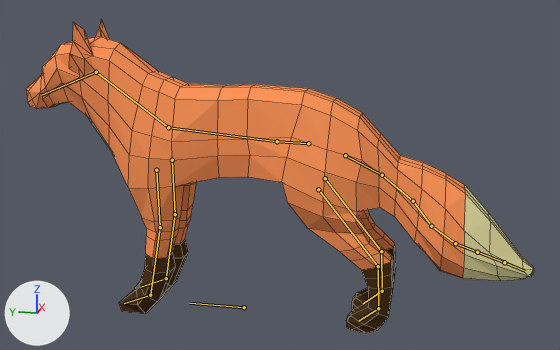
The Blender file Assets/Models/Entities/fox.blend as it was, and as the next commit left it.
Camera for both pictures: a 50 mm lens placed at (-12.37, -3.12, 5.53), pointed at (0.02, -0.64, 2.43). Every picture has the same lights, and +X, +Y and +Z are marked at lower left. The bones that bend it are drawn over the model as lines. Mesh edges are drawn as thin lines.

Names of what the first picture shows: 'Fox'.
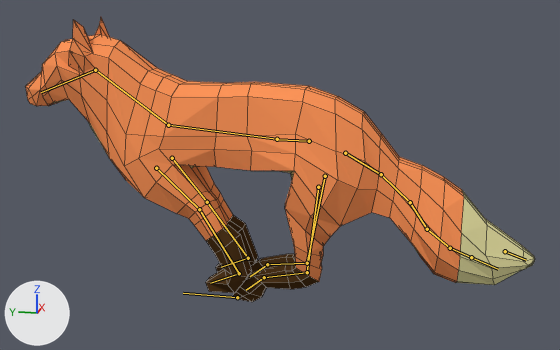
The newer file adds an action. The first version stands in its rest pose; the second is drawn at frame 33 of the action 'Running'.

The change, as JSON lines over the scene's bpy script:
```json
{"block": "bone_bone", "where": "bone_bone = bpy.data.objects['Armature'].pose.bones['Bone']"}
{"op": "set", "path": "bone_bone.location", "old": "(0.0, 0.0, 0.0)", "new": "(-0.18, 0.0, 0.0)"}
{"block": "bone_frontlegik_l", "where": "bone_frontlegik_l = bpy.data.objects['Armature'].pose.bones['FrontLegIK.L']  # child of 'Bone'"}
{"op": "set", "path": "bone_frontlegik_l.location", "old": "(0.0, 0.0, 0.0)", "new": "(0.11, 1.62, 0.38)"}
{"block": "bone_spine", "where": "bone_spine = bpy.data.objects['Armature'].pose.bones['Spine']  # child of 'Bone'"}
{"op": "set", "path": "bone_spine.location", "old": "(0.0, 0.0, 0.0)", "new": "(0.0, -0.01, 0.14)"}
{"block": "bone_pelvis", "where": "bone_pelvis = bpy.data.objects['Armature'].pose.bones['Pelvis']  # child of 'Bone'"}
{"op": "set", "path": "bone_pelvis.location", "old": "(0.0, 0.0, 0.0)", "new": "(0.0, 0.0, -0.14)"}
{"block": "bone_tailroot", "where": "bone_tailroot = bpy.data.objects['Armature'].pose.bones['TailRoot']  # child of 'Pelvis'"}
{"op": "set", "path": "bone_tailroot.rotation_quaternion", "old": "(1.0, 0.0, 0.0, 0.0)", "new": "(0.991, 0.029, -0.036, 0.004)", "note": "degrees (0, 0, 0) -> degrees (3, -4, 0)"}
{"block": "bone_backlegik_l", "where": "bone_backlegik_l = bpy.data.objects['Armature'].pose.bones['BackLegIK.L']  # child of 'Bone'"}
{"op": "set", "path": "bone_backlegik_l.location", "old": "(0.0, 0.0, 0.0)", "new": "(-0.1, -1.95, 0.09)"}
{"block": "bone_frontlegik_r", "where": "bone_frontlegik_r = bpy.data.objects['Armature'].pose.bones['FrontLegIK.R']  # child of 'Bone'"}
{"op": "set", "path": "bone_frontlegik_r.location", "old": "(0.0, 0.0, 0.0)", "new": "(-0.15, 1.52, 0.27)"}
{"block": "bone_backlegik_r", "where": "bone_backlegik_r = bpy.data.objects['Armature'].pose.bones['BackLegIK.R']  # child of 'Bone'"}
{"op": "set", "path": "bone_backlegik_r.location", "old": "(0.0, 0.0, 0.0)", "new": "(0.03, -2.03, 0.08)"}
```

Pixel boxes [x1, y1, x2, y2] of what changed, in the pictures (560 x 350 px):
```json
{"object": "Fox", "change": "posed", "before": [26, 20, 534, 333], "after": [25, 18, 535, 302], "on screen": "9% shorter"}
{"bone": "Bone", "before": "(244, 307) to (189, 303)", "after": "(237, 297) to (183, 293)"}
{"bone": "Spine", "before": "(277, 141) to (168, 127)", "after": "(277, 139) to (168, 125)"}
{"bone": "Pelvis", "before": "(308, 143) to (277, 141)", "after": "(309, 141) to (277, 139)"}
{"bone": "TailRoot", "before": "(345, 155) to (382, 175)", "after": "(345, 153) to (381, 174)"}
```
